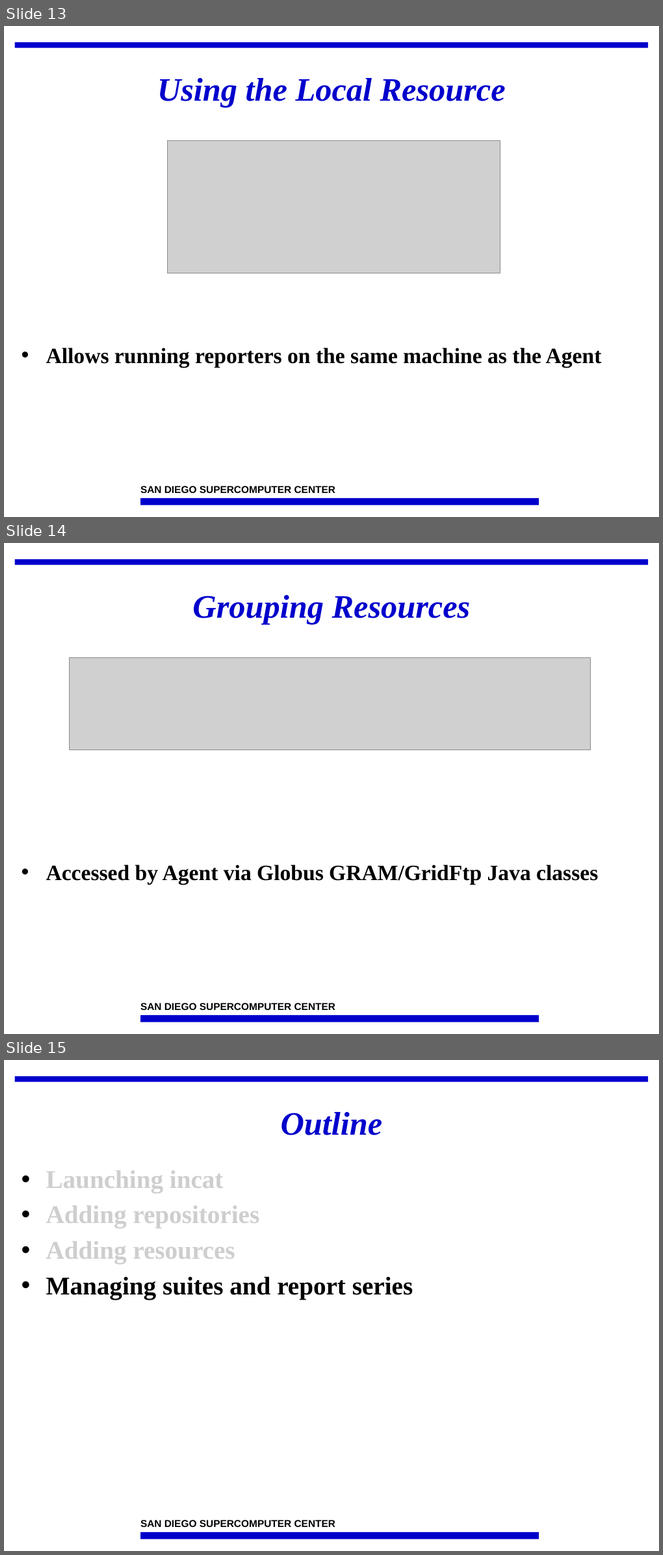
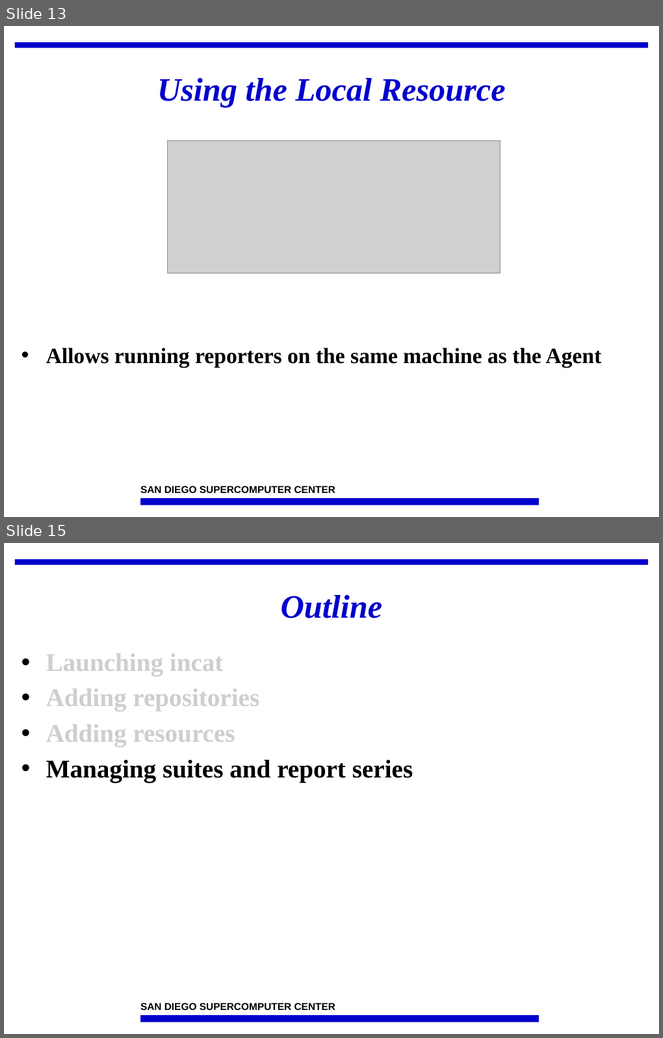
Before and after one commit to IncaProject/inca-xsede, a slide deck: talks/feb-06-workshop/incat.ppt. Shown one above the other, each under a label of ours: slides 13, 14 and 15 before the commit, slides 13 and 15 after it; the slides between them are not shown. The pictures are 663x1555 and 663x1038 pixels, drawn with LibreOffice and Linux fonts; fonts in the diff are those of the drawing; grey boxes stand for pictures; background and template pictures are left out. Boxes give left, top, right and bottom in pixels: in the first picture for what was removed or moved away, otherwise in the second. Text is boxed around its words. In the diff, an @@ line names an element or a change of style, - is before the commit and + after.

```diff
--- a/talks/feb-06-workshop/incat.ppt
+++ b/talks/feb-06-workshop/incat.ppt
@@ slide 14 removed at <box>4,543,659,1034</box>, background #FFFFFF; not listed: 3 template elements that a slide beside it also shows @@
@@ title removed at <box>192,595,471,625</box> @@
-Grouping Resources
@@ picture removed at <box>70,657,591,750</box> @@
@@ text removed at <box>46,865,598,885</box> @@
-• Accessed by Agent via Globus GRAM/GridFtp Java classes
```
Also in this commit, not shown: 6 slides changed, 1 slide added.
